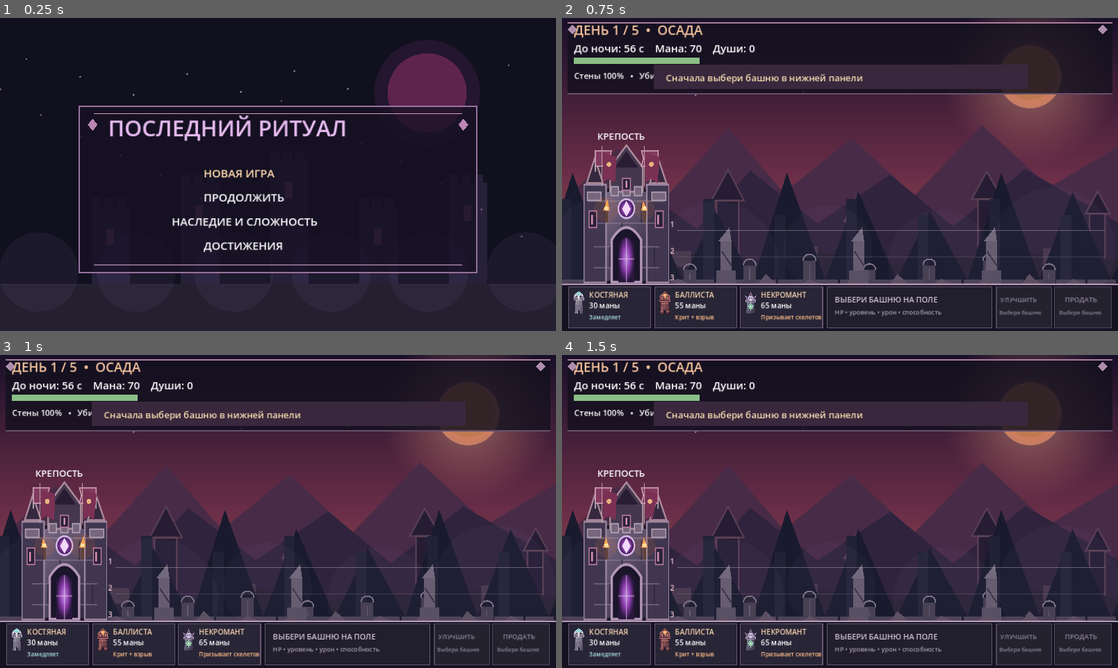
Above: before the commit, frames 1-4 (two rows, left to right).
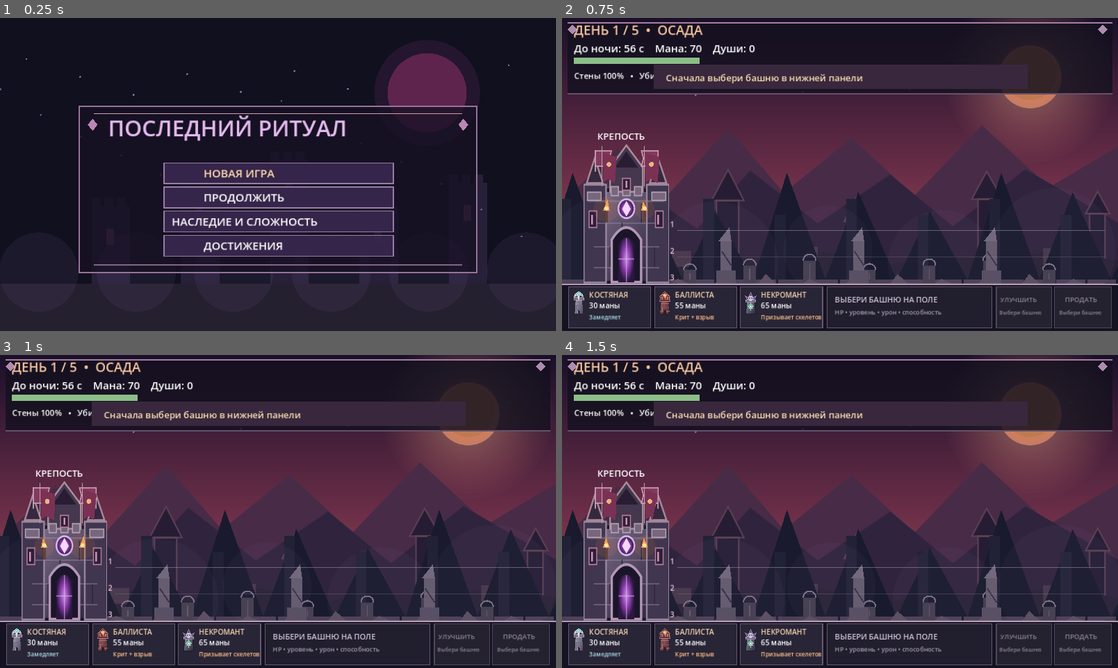
Above: after the commit, the same moments.

Repository: DoctorStrangeSH/Last-Ritual
Game: Godot game, scene res://scenes/main.tscn
Two runs of this game, one before a commit and one after it. Both use one fixed random seed, a clock stepped at 60 frames per second and the inputs below.
Inputs (mouse positions are in pixels of both pictures, inside the frame that each line leads up to):
- Up to frame 1 (0.25 s): no input
- Up to frame 2 (0.75 s): tap Enter (ui_accept) at 0.5 s; move the mouse to (962, 158) at 0.52 s; hold Right (ui_right) from 0.53 s (still down); tap M at 0.6 s; click (962, 158) at 0.67 s
- Up to frame 3 (1 s): keep holding Right (ui_right); tap Enter (ui_accept) at 0.77 s
- Up to frame 4 (1.5 s): release Right (ui_right) at 1.25 s; drag from (728, 527) to (812, 574) at 1.27 s

The runs differ from the first frame. In frame 1, 11% of the frame differs, in the area x 29-71%, y 46-77%; in frame 2, nothing differs; in frame 3, nothing differs; in frame 4, nothing differs.

Commit message:
ui: add clearly clickable gothic button backgrounds to main menu

Diff:
--- a/scripts/main.gd
+++ b/scripts/main.gd
@@ -1240,6 +1240,10 @@
         draw_line(Vector2(194, 511), Vector2(958, 511), Color("866487"), 2.0)
         for ornament in [192.0, 960.0]:
             draw_colored_polygon(PackedVector2Array([Vector2(ornament, 208), Vector2(ornament + 10, 221), Vector2(ornament, 234), Vector2(ornament - 10, 221)]), Color("bb86b4"))
+        for menu_i in range(4):
+            var menu_y: float = 300.0 + float(menu_i) * 50.0
+            box(Rect2(340.0, menu_y, 475.0, 43.0), Color(0.22, 0.15, 0.30, 0.94))
+            draw_rect(Rect2(340.0, menu_y, 475.0, 43.0), Color("997da6"), false, 2.0)
         label("ПОСЛЕДНИЙ РИТУАЛ", 224, 245, 46, Color("e4b9ed"))
         if menu_page == "main":
             label("НОВАЯ ИГРА", 422, 330, 23, Color("ffdcae"))
